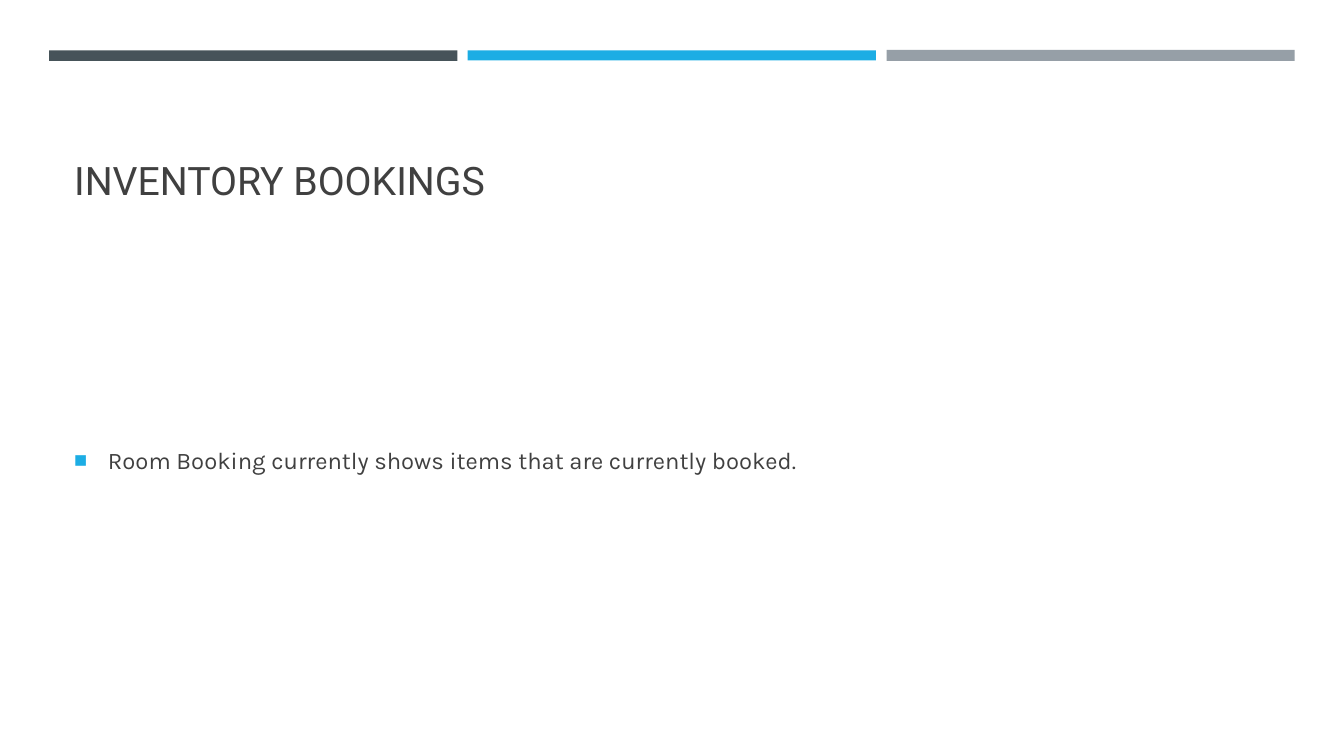
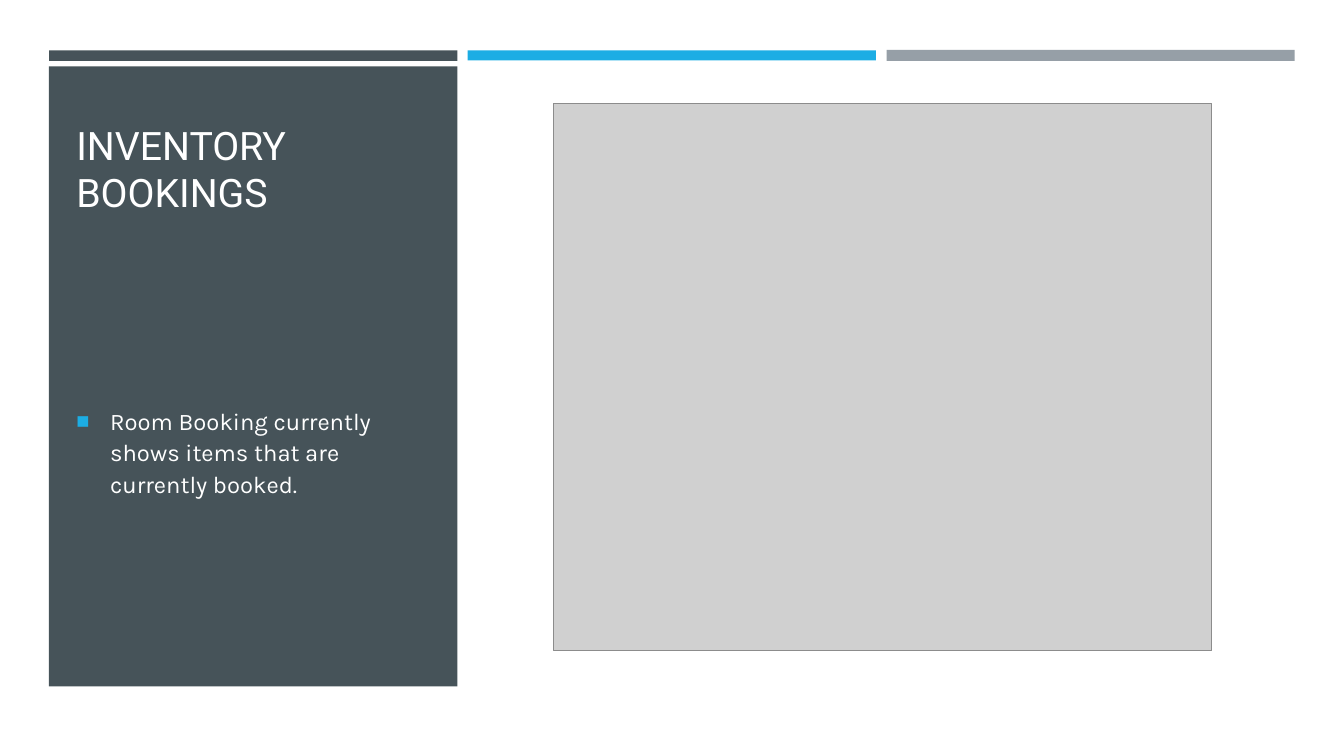
Before and after one commit to KershawK5646/CapstoneProject, a slide deck: slide 12 of Design Docs/Maker Space.pptx (slide 10 before the commit). Drawn at 1344x756 pixels with LibreOffice and Linux fonts; fonts in the diff are those of the drawing; grey boxes stand for pictures. Boxes give left, top, right and bottom in pixels: in the first picture for what was removed or moved away, otherwise in the second. Text is boxed around its words. In the diff, an @@ line names an element or a change of style, - is before the commit and + after.

Commit message:
Update Maker Space.pptx
Maker Space powerpoint now has screenshots

```diff
--- a/Design Docs/Maker Space.pptx
+++ b/Design Docs/Maker Space.pptx
@@ background #FFFFFF to #000000 @@
@@ rectangle added at <box>0,0,1344,756</box>, fill #FFFFFF @@
@@ rectangle added at <box>48,67,457,687</box>, fill #465359 @@
@@ title "INVENTORY BOOKINGS" at <box>76,131,286,208</box>: text colour #404040 to #FFFFFF @@
@@ picture added at <box>554,103,1212,650</box> @@
@@ text "Room Booking currently shows items ...": place and size @@
-text "Room Booking currently shows items ..." at <box>108,452,796,475</box>
+text "Room Booking currently shows items ..." at <box>110,413,371,499</box>
@@ text "Room Booking currently shows items ..." at <box>110,413,371,499</box>: text colour #404040 to #FFFFFF @@
```
Also in this commit, not shown: 11 other slides changed, 3 slides added, 1 slide removed.
